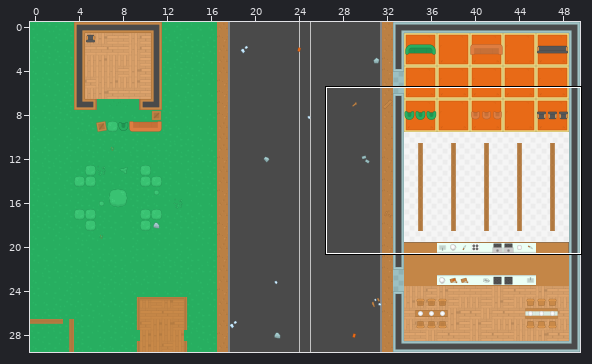
Level history. Tiled map: maps/level1.tmx. The first picture is a wide view before the edit; the outline marks the close-up.
Close-up. First the earlier version:
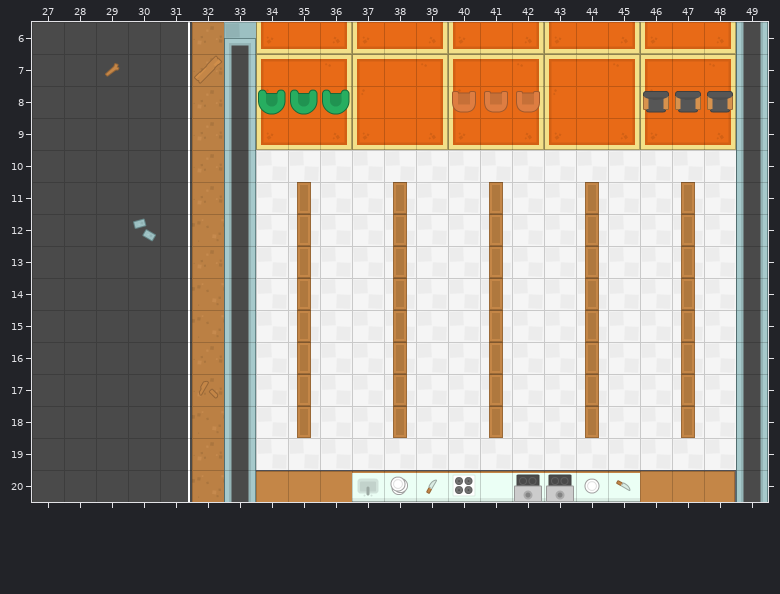
Cells are 64x64 px. Shown: x 27..49, y 6..20. The commit also changed other parts of the map, which this record leaves out.
New version:
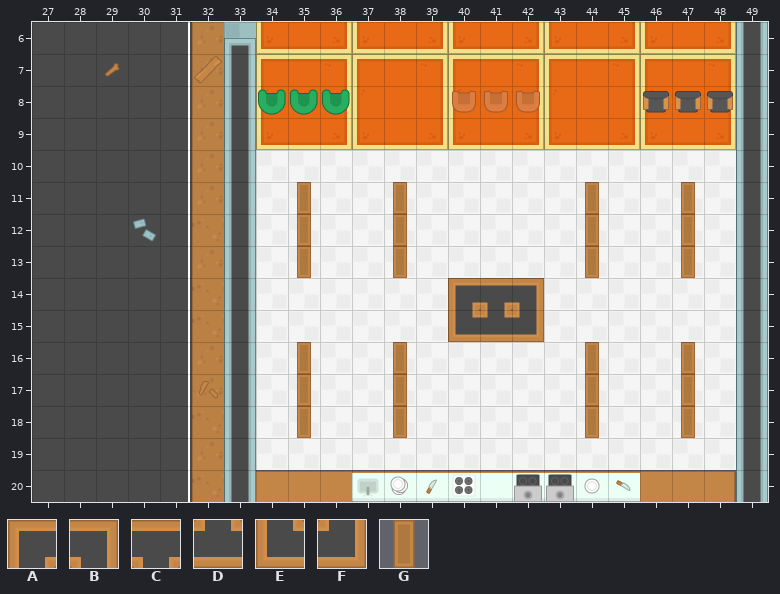
Key: from "Kenney Topdown Shooter Pack": A 117, B 118, C 120, D 121, E 144, F 145, G 441.
_ is an empty cell.
What changed:
Layer "walls":
y 11..13: x 41 G -> _
y 14: x 35 G -> _; x 38 G -> _; x 40..42 _G_ -> ACB; x 44 G -> _; x 47 G -> _
y 15: x 35 G -> _; x 38 G -> _; x 40..42 _G_ -> EDF; x 44 G -> _; x 47 G -> _
y 16..18: x 41 G -> _
